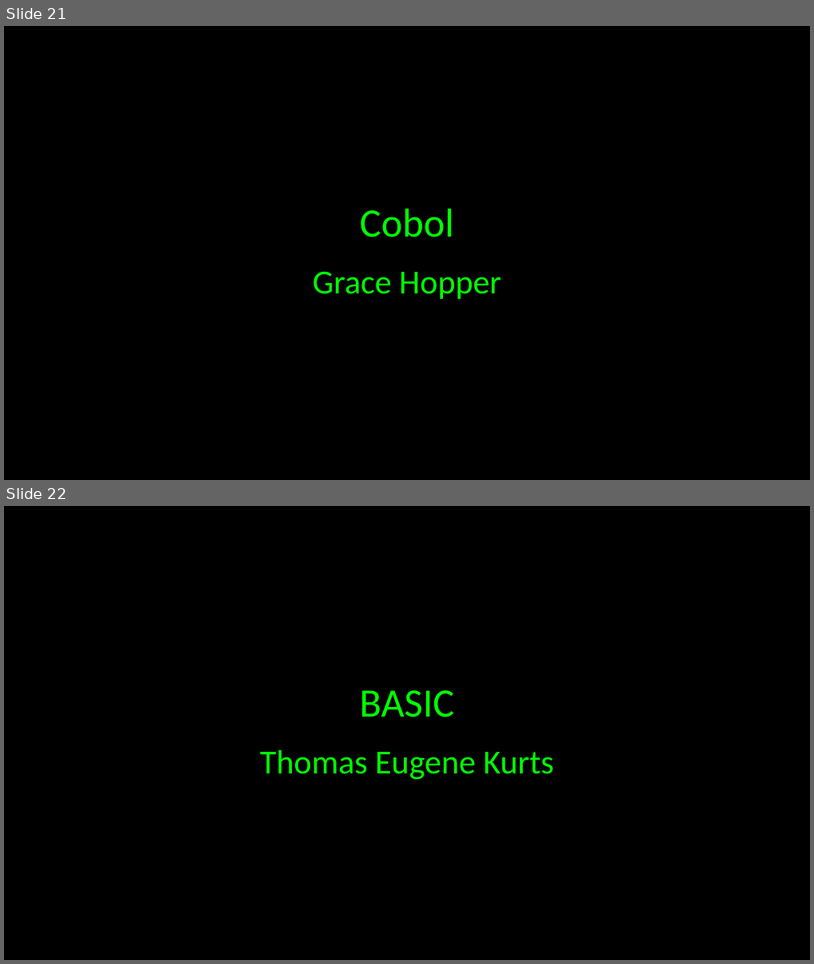
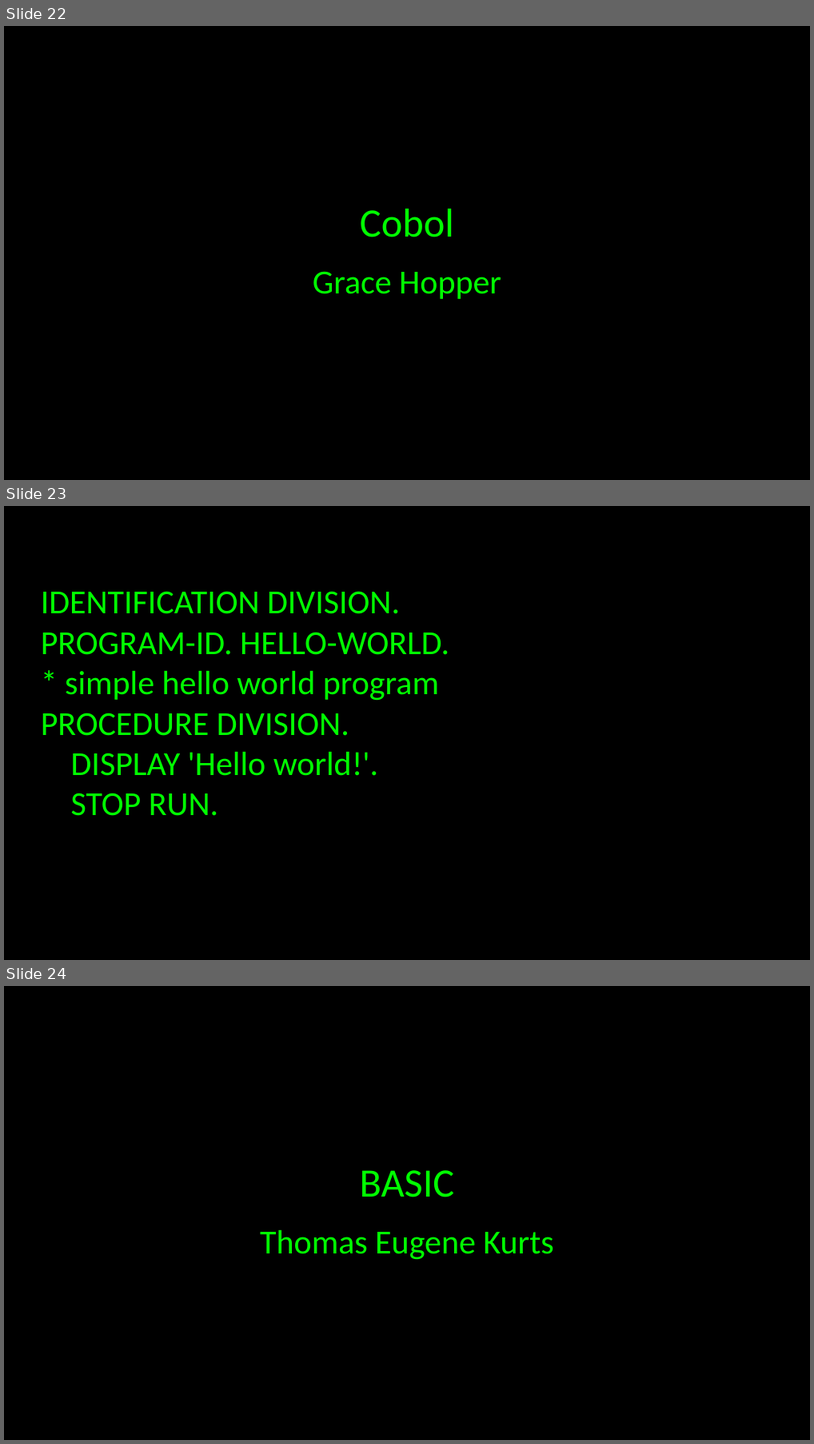
Before and after one commit to JustCodeandChill/Objective-C-presentation, a slide deck: OBJECTIVE-C.pptx. Shown one above the other, each under a label of ours: slides 21 and 22 before the commit, slides 22, 23 and 24 after it. The pictures are 814x964 and 814x1444 pixels, drawn with LibreOffice and Linux fonts; fonts in the diff are those of the drawing. Boxes give left, top, right and bottom in pixels: in the first picture for what was removed or moved away, otherwise in the second. Text is boxed around its words. In the diff, an @@ line names an element or a change of style, - is before the commit and + after.

```diff
--- a/OBJECTIVE-C.pptx
+++ b/OBJECTIVE-C.pptx
@@ slide 23 added at box(4, 506, 810, 960), background #000000 @@
@@ text added at box(41, 591, 450, 816), 40 pt, text #00FF00 @@
+IDENTIFICATION DIVISION.
+PROGRAM-ID. HELLO-WORLD.
+* simple hello world program
+PROCEDURE DIVISION.
+DISPLAY 'Hello world!'.
+STOP RUN.
@@ what was slide 21 is now slide 22 @@
@@ what was slide 22 is now slide 24 @@
```
Also in this commit, not shown: 4 slides changed, 15 other slides added.
